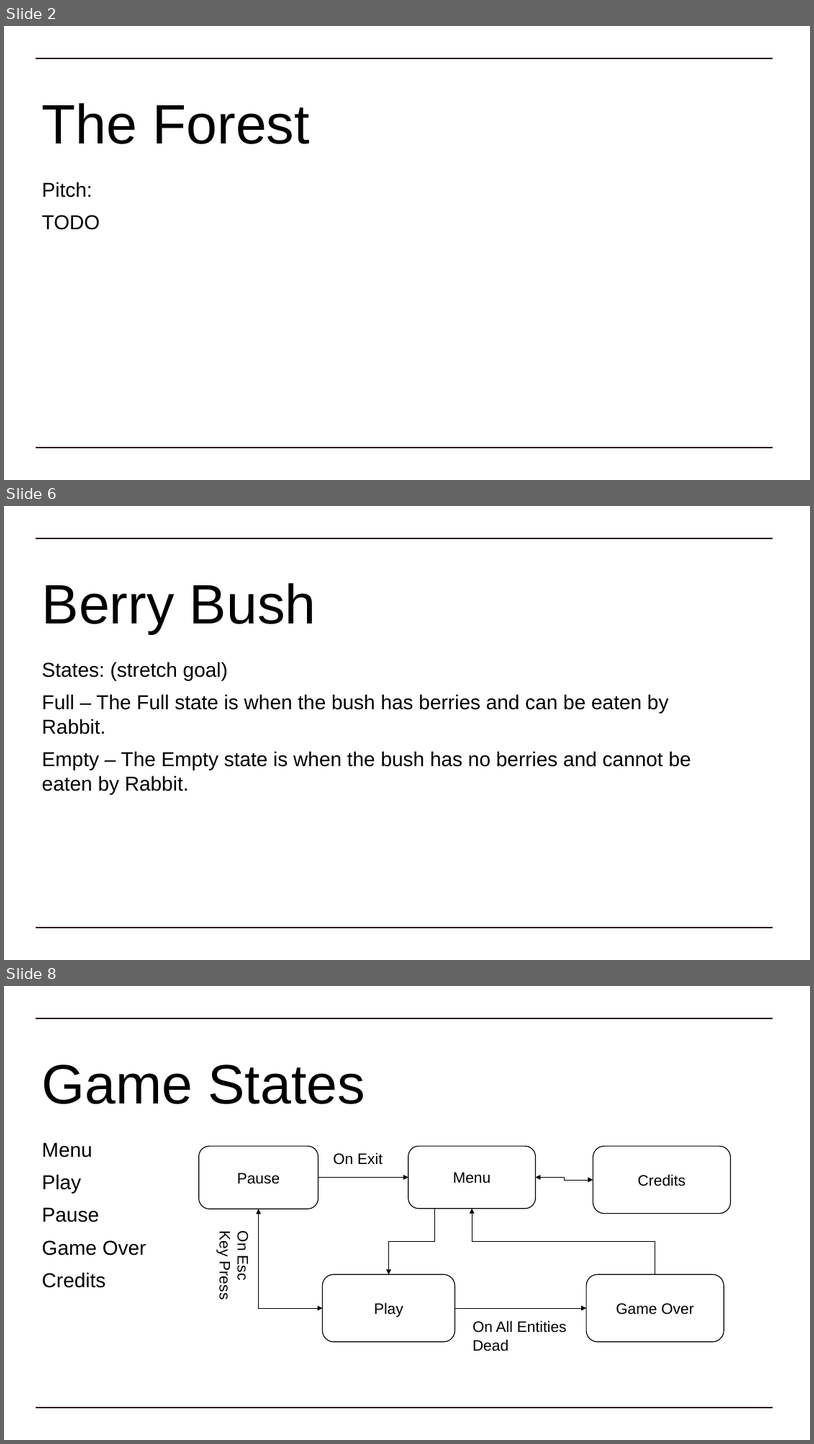
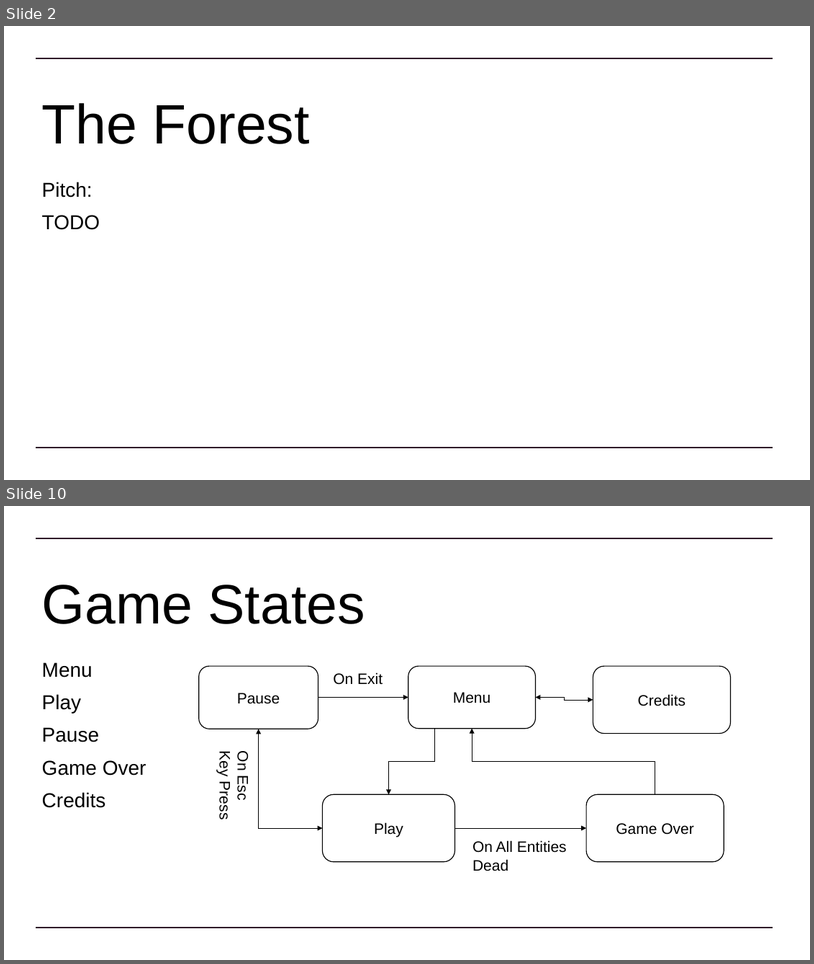
Before and after one commit to Dinoboy173/GameAI, a slide deck: Assessment/SofiWesson TDD.pptx. Shown one above the other, each under a label of ours: slides 2, 6 and 8 before the commit, slides 2 and 10 after it; the slides between them are not shown. The pictures are 814x1444 and 814x964 pixels, drawn with LibreOffice and Linux fonts; fonts in the diff are those of the drawing. Boxes give left, top, right and bottom in pixels: in the first picture for what was removed or moved away, otherwise in the second. Text is boxed around its words. In the diff, an @@ line names an element or a change of style, - is before the commit and + after.

```diff
--- a/Assessment/SofiWesson TDD.pptx
+++ b/Assessment/SofiWesson TDD.pptx
@@ slide 6 removed at <box>4,506,810,960</box>, background #FFFFFF; not listed: 2 template elements that a slide beside it also shows @@
@@ title removed at <box>42,583,316,634</box> @@
-Berry Bush
@@ subtitle removed at <box>42,662,692,794</box> @@
-States: (stretch goal)
-Full – The Full state is when the bush has berries and can be eaten by Rabbit.
-Empty – The Empty state is when the bush has no berries and cannot be eaten by Rabbit.
@@ what was slide 8 is now slide 10 @@
```
Also in this commit, not shown: 8 slides changed, 3 slides added, 5 other slides removed, 7 other files.
